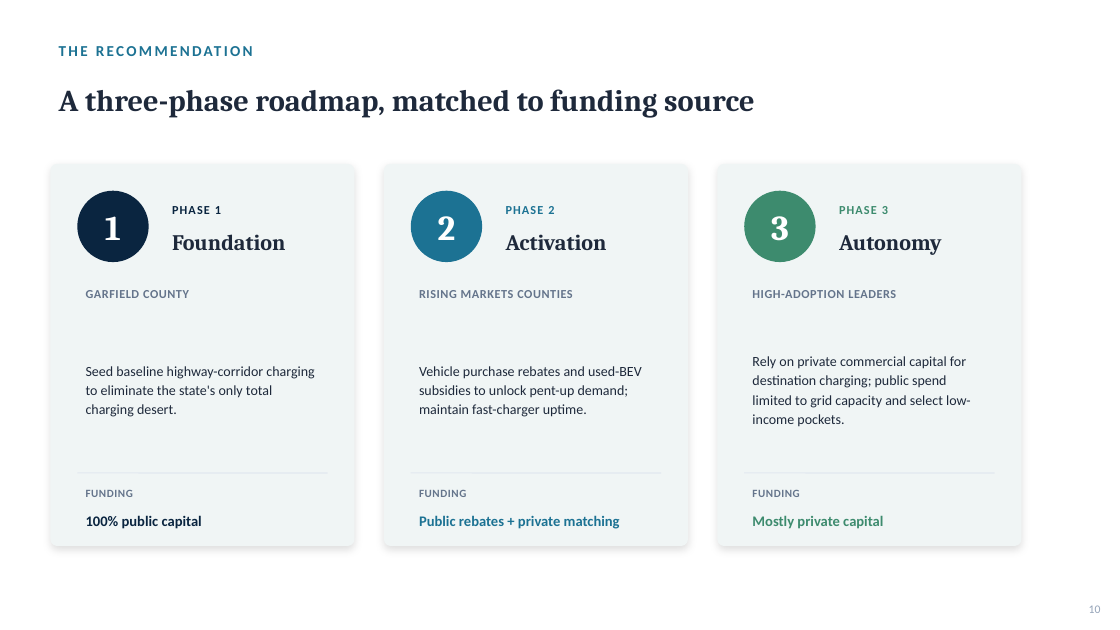
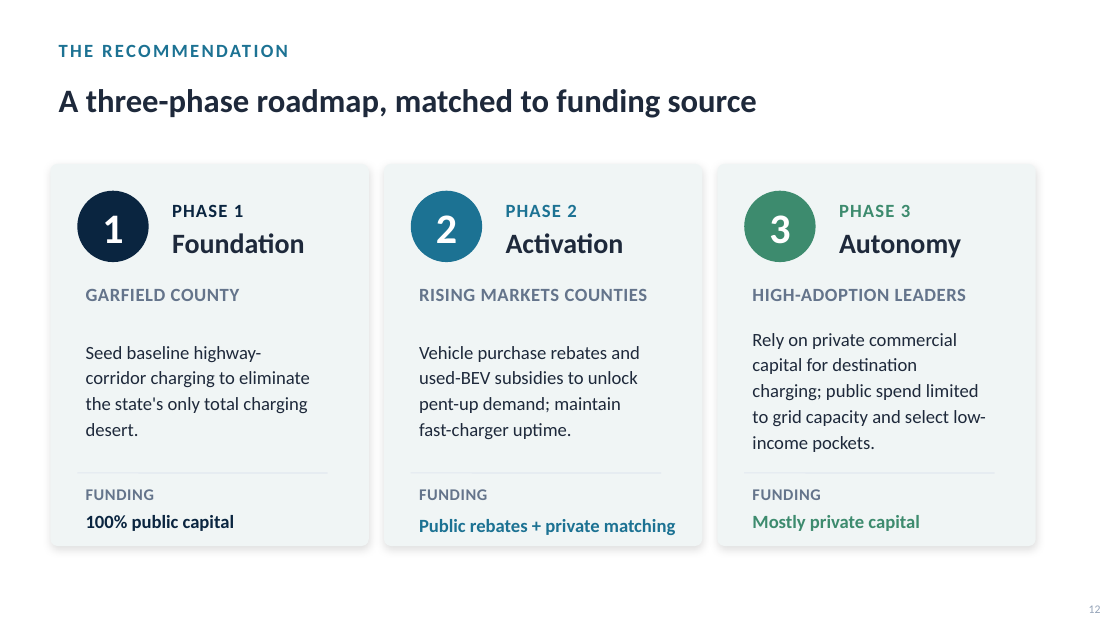
Before and after one commit to gawandesailee-lab/learndsp, a slide deck: slide 12 of Data Science Capstone 3 Project/reports/EV_Adoption_Executive_Briefing.pptx (slide 10 before the commit). Drawn at 1120x630 pixels with LibreOffice and Linux fonts; fonts in the diff are those of the drawing. Boxes give left, top, right and bottom in pixels: in the first picture for what was removed or moved away, otherwise in the second. Text is boxed around its words. In the diff, an @@ line names an element or a change of style, - is before the commit and + after.

```diff
--- a/Data Science Capstone 3 Project/reports/EV_Adoption_Executive_Briefing.pptx
+++ b/Data Science Capstone 3 Project/reports/EV_Adoption_Executive_Briefing.pptx
@@ text "THE RECOMMENDATION" at [86,397,111,410]: size 13 to 16 pt @@
@@ text "A three-phase roadmap, matched to ..." at [59,89,757,118]: size 26 to 28 pt, font Cambria to Calibri @@
@@ rounded rectangle: place and size @@
-rounded rectangle at [50,164,355,546]
+rounded rectangle at [50,164,369,546]
@@ rounded rectangle: place and size @@
-rounded rectangle at [384,164,688,546]
+rounded rectangle at [384,164,702,546]
@@ rounded rectangle: place and size @@
-rounded rectangle at [718,164,1022,546]
+rounded rectangle at [718,164,1036,546]
@@ size 30 to 36 pt, font Cambria to Calibri in 3 elements at [102,215,123,243], [436,215,457,243], [769,215,790,244] @@
@@ size 19 to 24 pt, font Cambria to Calibri in 3 elements at [172,233,305,253], [506,233,624,253], [839,235,961,258] @@
@@ size 10.5 to 16 pt in 6 elements at [172,204,243,217], [86,289,239,301], [506,204,576,217], [419,289,648,301], [839,205,910,217], [752,289,966,301] @@
@@ size 12 to 16 pt in 3 elements at [86,346,310,436], [419,346,639,439], [752,333,986,452] @@
@@ size 12.5 to 16 pt in 3 elements at [86,515,234,531], [752,515,919,531], [419,519,675,535] @@
@@ size 9.5 to 14 pt in 3 elements at [86,489,154,500], [419,489,487,500], [752,489,820,500] @@
@@ text at [1089,605,1101,613]: text changed @@
-10
+12
```
Also in this commit, not shown: 13 other slides changed, 2 slides added.
